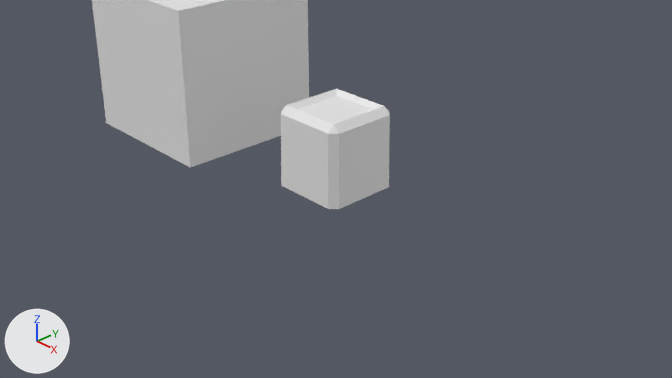
The Blender file Assets_Files/Environment/Floor_Tiles/Floor_Tiles.blend: old version first, new version second.
Both versions are drawn from the file's camera 'Camera'. The axes (+X, +Y, +Z) are drawn at lower left. The lights are the same throughout.

The first picture shows 'Cube', 'Single_Wall_01'.
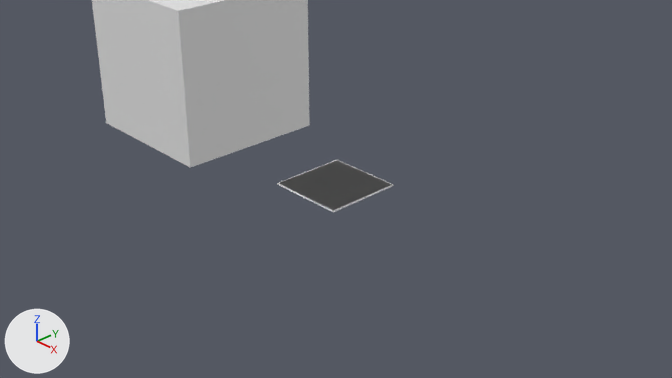
Changed parts and their boxes (x1, y1, x2, y2) in the pictures (672 x 378 px):
'Single_Wall_01', hidden: before (281, 89, 390, 209)
'Plane', added: after (277, 160, 393, 211)
'Floor_Tile', shown: after (277, 160, 394, 212)

What changed in the scene script:
```text
Add me_plane:
    me_plane.from_pydata([(-0.5, -0.5, 0.0), (0.5, -0.5, 0.0), (-0.5, 0.5, 0.0), (0.5, 0.5, 0.0)], [], [(0, 1, 3, 2)])
Change ob_floor_tile:
    remove ob_floor_tile.hide_set(True)
Change ob_single_wall_01:
    add ob_single_wall_01.hide_set(True)
Add ob_plane:
    ob_plane = bpy.data.objects.new('Plane', me_plane)
    ob_plane.location = (0.0, 0.0, 0.0)
```
